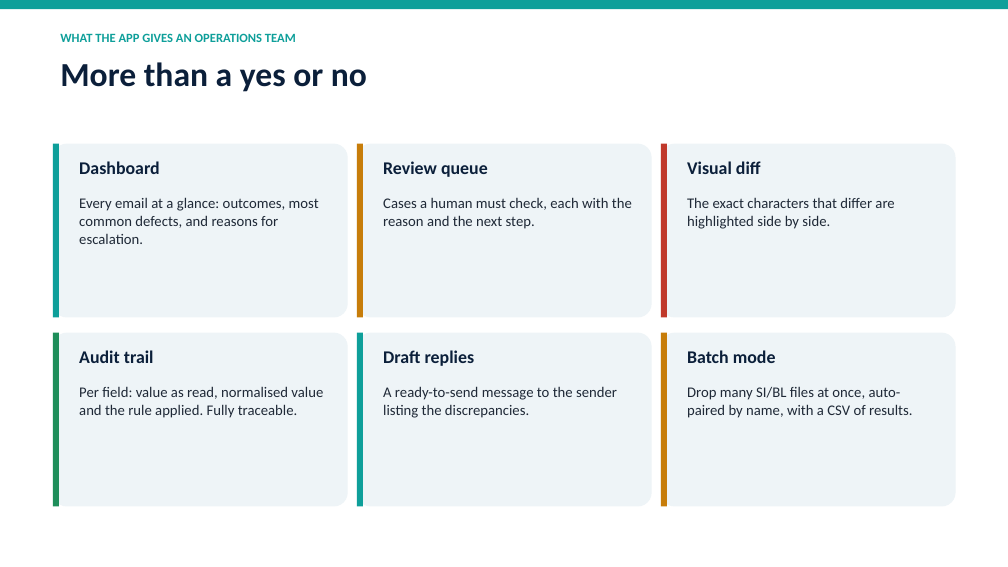
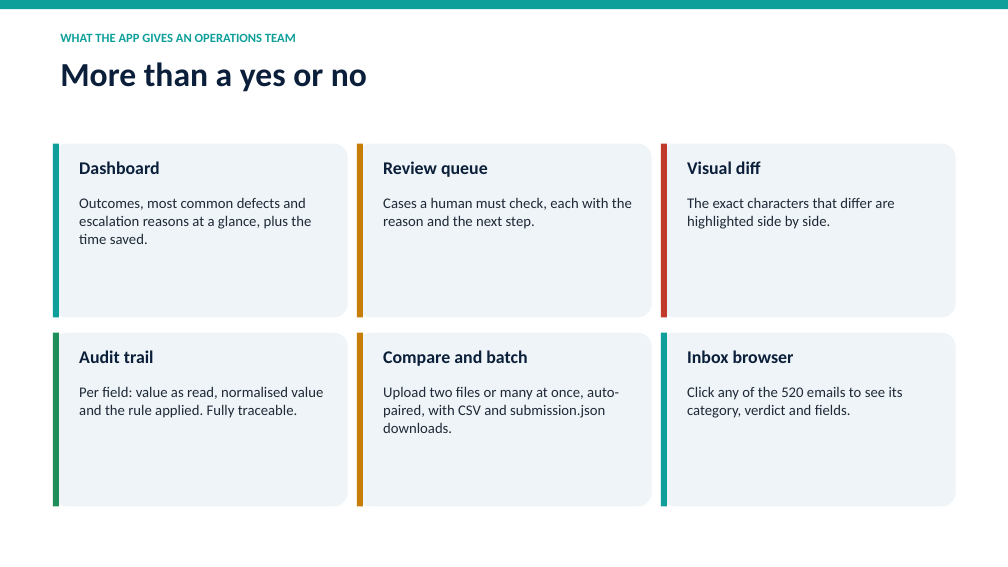
Before and after one commit to BryanWZH/Averis-unemployed-bums, a slide deck: slide 7 of docs/SDOC_slides.pptx. Drawn at 1008x567 pixels with LibreOffice and Linux fonts; fonts in the diff are those of the drawing. Boxes give left, top, right and bottom in pixels: in the first picture for what was removed or moved away, otherwise in the second. Text is boxed around its words. In the diff, an @@ line names an element or a change of style, - is before the commit and + after.

```diff
--- a/docs/SDOC_slides.pptx
+++ b/docs/SDOC_slides.pptx
@@ text at (x1=79, y1=198, x2=311, y2=244): text changed @@
-Every email at a glance: outcomes, most common defects, and reasons for escalation.
+Outcomes, most common defects and escalation reasons at a glance, plus the time saved.
@@ rectangle at (x1=357, y1=333, x2=363, y2=507): fill #0E9F9A to #C77D0A @@
@@ text at (x1=383, y1=350, x2=527, y2=366): text changed @@
-Draft replies
+Compare and batch
@@ rectangle at (x1=661, y1=333, x2=667, y2=507): fill #C77D0A to #0E9F9A @@
@@ text at (x1=687, y1=350, x2=794, y2=363): text changed @@
-Batch mode
+Inbox browser
@@ text at (x1=383, y1=386, x2=619, y2=433): text changed @@
-A ready-to-send message to the sender listing the discrepancies.
+Upload two files or many at once, auto-paired, with CSV and submission.json downloads.
@@ text at (x1=687, y1=386, x2=903, y2=418): text changed @@
-Drop many SI/BL files at once, auto-paired by name, with a CSV of results.
+Click any of the 520 emails to see its category, verdict and fields.
```
Also in this commit, not shown: 3 other slides changed, 1 slide added, 2 other files.
